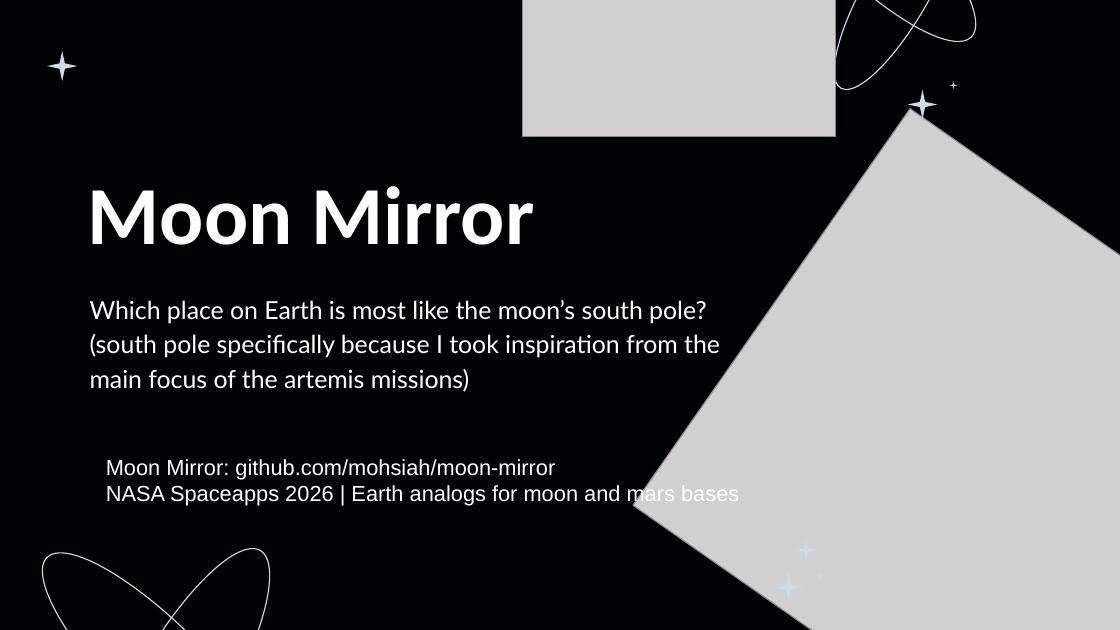
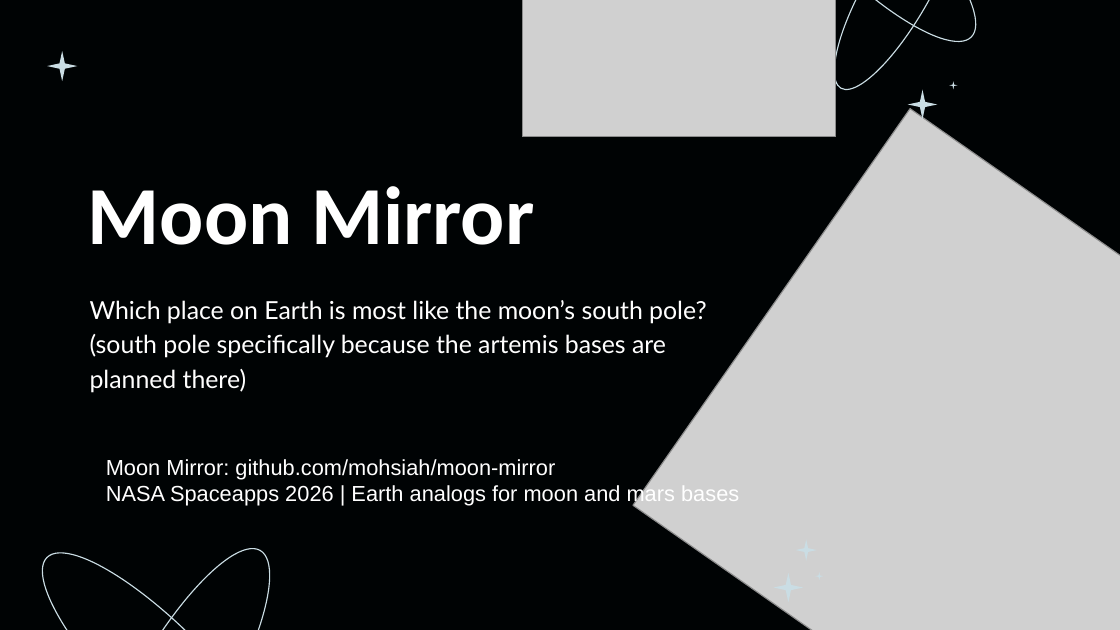
Before and after one commit to mohsiah/moon-mirror, a slide deck: slide 1 of Moon Mirror.pptx. Drawn at 1120x630 pixels with LibreOffice and Linux fonts; fonts in the diff are those of the drawing; grey boxes stand for pictures; background and template pictures are left out. Boxes give left, top, right and bottom in pixels: in the first picture for what was removed or moved away, otherwise in the second. Text is boxed around its words. In the diff, an @@ line names an element or a change of style, - is before the commit and + after.

Commit message:
The Presentation

```diff
--- a/Moon Mirror.pptx
+++ b/Moon Mirror.pptx
@@ subtitle at (90, 334, 666, 393): text changed @@
-(south pole specifically because I took inspiration from the main focus of the artemis missions)
+(south pole specifically because the artemis bases are planned there)
```
